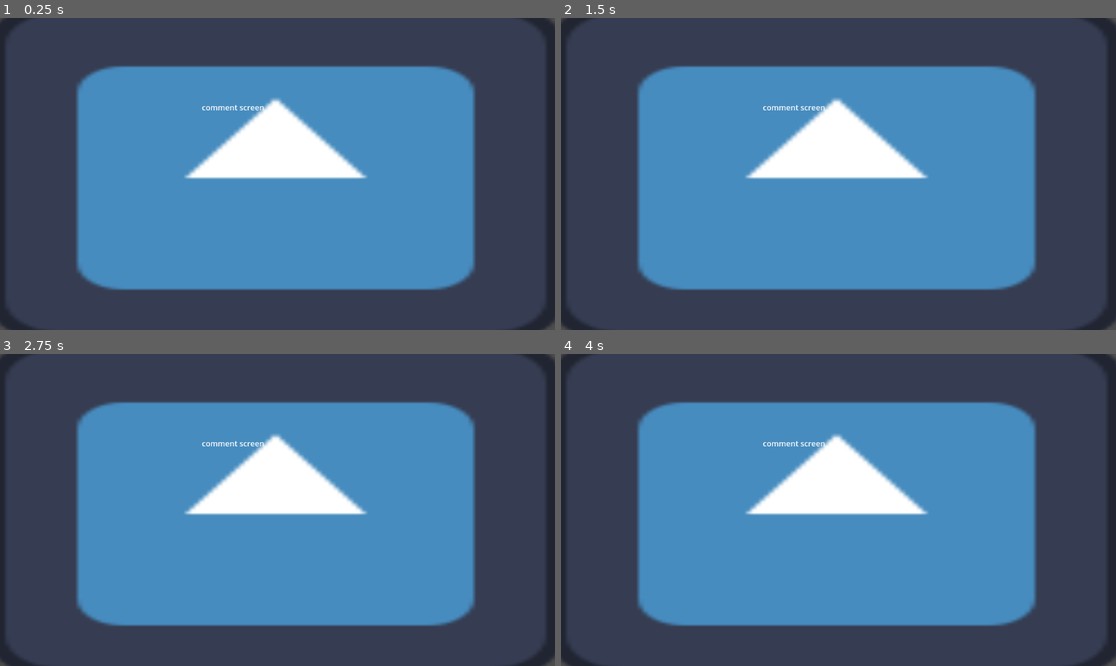
Above: before the commit, frames 1-4 (two rows, left to right).
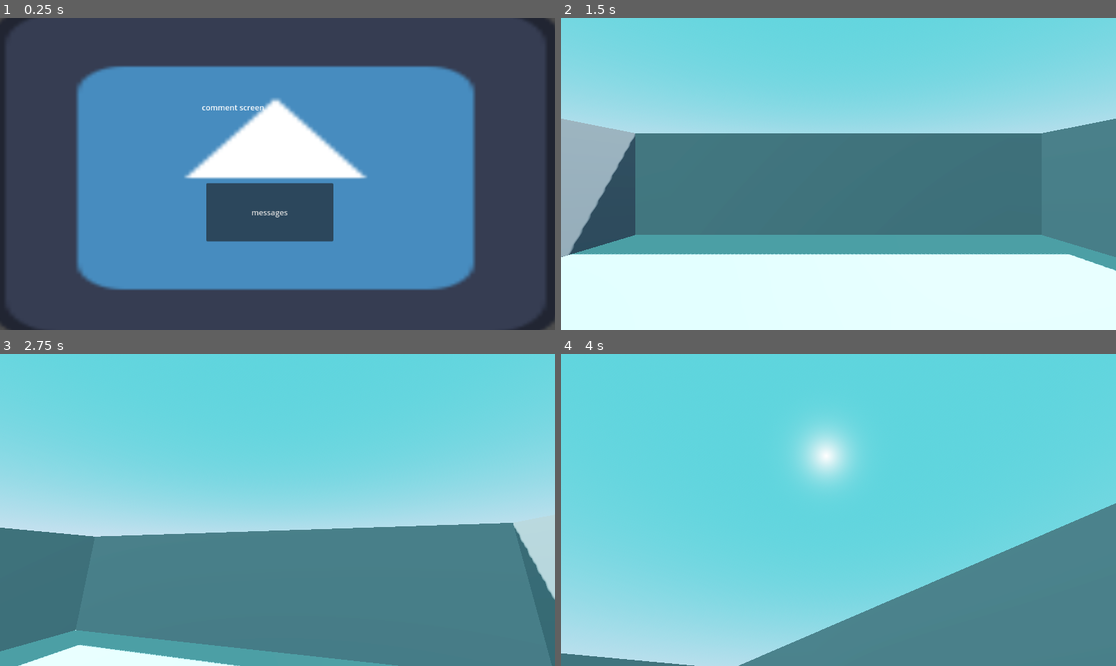
Above: after the commit, the same moments.

Repository: sleepsyah/godot-glitch-game-jam
Game: Godot game, scene res://scenes/comment_screen.tscn
The game is run twice, just before and just after one commit, with the same random seed, the same clock (stepped at 60 frames per second) and the same inputs. This scene is started directly instead of the project's main scene. The engine's default icon, where the game draws it, is replaced by a stand-in: a white triangle on a blue panel in a dark square.
Inputs (mouse positions are in pixels of both pictures, inside the frame that each line leads up to):
- Up to frame 1 (0.25 s): no input
- Up to frame 2 (1.5 s): click (832, 211) at 0.5 s, where only the run after the commit has a clickable "messages"; click (832, 180) at 1.25 s, where only the run after the commit has a clickable "go to 3d"
- Up to frame 3 (2.75 s): tap Enter (ui_accept) at 2, 2.1, 2.27, 2.57 s; move the mouse to (399, 494) at 2.02 s; hold D (right, bound only after the commit) from 2.03 s (still down); click (399, 494) at 2.17 s
- Up to frame 4 (4 s): move the mouse to (727, 525) at 2.77 s; release D (right, bound only after the commit) at 2.78 s; hold S (backward, bound only after the commit) 2.78-3.53 s; tap Enter (ui_accept) at 2.85, 3.02, 3.32, 3.6 s; click (727, 525) at 2.92 s; move the mouse to (894, 441) at 3.52 s; hold D (right, bound only after the commit) from 3.53 s (still down); click (894, 441) at 3.67 s

The runs differ from the first frame. In frame 1, 4.3% of the frame differs, in the area x 37-61%, y 52-72%; in frame 2, 98%; in frame 3, 100%; in frame 4, 100%, in the area x 0-100%, y 0-100%.

Commit message:
hopefully this works

Diff:
--- a/glitch-@ttract/project.godot
+++ b/glitch-@ttract/project.godot
@@ -1,16 +1,31 @@
-; Engine configuration file.
-; It's best edited using the editor UI and not directly,
-; since the parameters that go here are not all obvious.
-;
-; Format:
-;   [section] ; section goes between []
-;   param=value ; assign values to parameters
-
 config_version=5
 
 [application]
 
-config/name="glitch @ttract"
+config/name="the real one"
 run/main_scene="uid://utt2ffs06a5a"
 config/features=PackedStringArray("4.4", "Forward Plus")
 config/icon="res://icon.svg"
+
+[input]
+
+forward={
+"deadzone": 0.2,
+"events": [Object(InputEventKey,"resource_local_to_scene":false,"resource_name":"","device":-1,"window_id":0,"alt_pressed":false,"shift_pressed":false,"ctrl_pressed":false,"meta_pressed":false,"pressed":false,"keycode":0,"physical_keycode":87,"key_label":0,"unicode":119,"location":0,"echo":false,"script":null)
+]
+}
+backward={
+"deadzone": 0.2,
+"events": [Object(InputEventKey,"resource_local_to_scene":false,"resource_name":"","device":-1,"window_id":0,"alt_pressed":false,"shift_pressed":false,"ctrl_pressed":false,"meta_pressed":false,"pressed":false,"keycode":0,"physical_keycode":83,"key_label":0,"unicode":115,"location":0,"echo":false,"script":null)
+]
+}
+left={
+"deadzone": 0.2,
+"events": [Object(InputEventKey,"resource_local_to_scene":false,"resource_name":"","device":-1,"window_id":0,"alt_pressed":false,"shift_pressed":false,"ctrl_pressed":false,"meta_pressed":false,"pressed":false,"keycode":0,"physical_keycode":65,"key_label":0,"unicode":97,"location":0,"echo":false,"script":null)
+]
+}
+right={
+"deadzone": 0.2,
+"events": [Object(InputEventKey,"resource_local_to_scene":false,"resource_name":"","device":-1,"window_id":0,"alt_pressed":false,"shift_pressed":false,"ctrl_pressed":false,"meta_pressed":false,"pressed":false,"keycode":0,"physical_keycode":68,"key_label":0,"unicode":100,"location":0,"echo":false,"script":null)
+]
+}
--- a/glitch-@ttract/scenes/Scene1.tscn
+++ b/glitch-@ttract/scenes/Scene1.tscn
@@ -1,3 +1,19 @@
-[gd_scene format=3 uid="uid://5wdvifwdiyig"]
+[gd_scene load_steps=3 format=3 uid="uid://5wdvifwdiyig"]
 
-[node name="Scene1" type="Node2D"]
+[ext_resource type="Texture2D" uid="uid://du2exsev23j4m" path="res://icon.svg" id="1_186wf"]
+[ext_resource type="Script" uid="uid://dakvilus8i5ep" path="res://scenes/to3d.gd" id="2_jb1ob"]
+
+[node name="messages_screen" type="Node2D"]
+
+[node name="Sprite2D" type="Sprite2D" parent="."]
+position = Vector2(572, 330)
+scale = Vector2(9.39063, 5.53125)
+texture = ExtResource("1_186wf")
+
+[node name="Button" type="Button" parent="."]
+offset_left = 414.0
+offset_top = 250.0
+offset_right = 712.0
+offset_bottom = 427.0
+text = "go to 3d"
+script = ExtResource("2_jb1ob")
--- a/glitch-@ttract/scenes/comment_screen.tscn
+++ b/glitch-@ttract/scenes/comment_screen.tscn
@@ -1,6 +1,7 @@
-[gd_scene load_steps=2 format=3 uid="uid://djjple6j2b5j4"]
+[gd_scene load_steps=3 format=3 uid="uid://djjple6j2b5j4"]
 
 [ext_resource type="Texture2D" uid="uid://du2exsev23j4m" path="res://icon.svg" id="1_4eric"]
+[ext_resource type="Script" uid="uid://bllh3t55axjfm" path="res://scenes/messages.gd" id="2_2ompo"]
 
 [node name="comment_screen" type="Node2D"]
 
@@ -15,3 +16,11 @@
 offset_right = 707.0
 offset_bottom = 404.0
 text = "comment screen"
+
+[node name="messages" type="Button" parent="."]
+offset_left = 428.0
+offset_top = 343.0
+offset_right = 692.0
+offset_bottom = 464.0
+text = "messages"
+script = ExtResource("2_2ompo")
--- /dev/null
+++ b/glitch-@ttract/scenes/mc.gd
@@ -0,0 +1,40 @@
+extends CharacterBody3D
+
+
+const SPEED = 5.0
+const JUMP_VELOCITY = 4.5
+@onready var neck := $Neck
+@onready var camera := $Neck/Camera3D
+
+func _unhandled_input(event: InputEvent) -> void:
+	if event is InputEventMouseButton:
+		Input.set_mouse_mode(Input.MOUSE_MODE_CAPTURED)
+	elif event.is_action_pressed("ui_cancel"):
+		Input.set_mouse_mode(Input.MOUSE_MODE_VISIBLE)
+	if Input.get_mouse_mode() == Input.MOUSE_MODE_CAPTURED:
+			if event is InputEventMouseMotion:
+				neck.rotate_y(-event.relative.x * 0.005)
+				camera.rotate_x(-event.relative.y * 0.005)
+				camera.rotation.x = clamp(camera.rotation.x,deg_to_rad(-45),deg_to_rad(60))
+
+func _physics_process(delta: float) -> void:
+	# Add the gravity.
+	if not is_on_floor():
+		velocity += get_gravity() * delta
+
+	# Handle jump.
+	if Input.is_action_just_pressed("ui_accept") and is_on_floor():
+		velocity.y = JUMP_VELOCITY
+
+	# Get the input direction and handle the movement/deceleration.
+	# As good practice, you should replace UI actions with custom gameplay actions.
+	var input_dir := Input.get_vector("left", "right", "forward", "backward")
+	var direction = (neck.transform.basis * Vector3(input_dir.x, 0, input_dir.y)).normalized()
+	if direction:
+		velocity.x = direction.x * SPEED
+		velocity.z = direction.z * SPEED
+	else:
+		velocity.x = move_toward(velocity.x, 0, SPEED)
+		velocity.z = move_toward(velocity.z, 0, SPEED)
+
+	move_and_slide()
--- /dev/null
+++ b/glitch-@ttract/scenes/messages.gd
@@ -0,0 +1,12 @@
+extends Button
+
+
+# Called when the node enters the scene tree for the first time.
+func _ready() -> void:
+	pass # Replace with function body.
+
+
+# Called every frame. 'delta' is the elapsed time since the previous frame.
+func _process(delta: float) -> void:
+	if button_pressed:
+		get_tree().change_scene_to_file("res://scenes/Scene1.tscn")
--- /dev/null
+++ b/glitch-@ttract/scenes/stalker_fight.tscn
@@ -0,0 +1,102 @@
+[gd_scene load_steps=11 format=3 uid="uid://1ofs28rmfkn3"]
+
+[ext_resource type="Script" uid="uid://chrcgqufnsc3k" path="res://scenes/mc.gd" id="1_nhwvt"]
+
+[sub_resource type="ProceduralSkyMaterial" id="ProceduralSkyMaterial_e1ltg"]
+sky_top_color = Color(0.295792, 0.716183, 0.761871, 1)
+sky_horizon_color = Color(0.783966, 0.807799, 0.919786, 1)
+ground_bottom_color = Color(0.00475024, 0.0654434, 0.166781, 1)
+ground_horizon_color = Color(0.559167, 0.694704, 0.764735, 1)
+
+[sub_resource type="Sky" id="Sky_nhwvt"]
+sky_material = SubResource("ProceduralSkyMaterial_e1ltg")
+
+[sub_resource type="Environment" id="Environment_t6ia6"]
+background_mode = 2
+sky = SubResource("Sky_nhwvt")
+tonemap_mode = 2
+glow_enabled = true
+
+[sub_resource type="PlaneMesh" id="PlaneMesh_oq0ga"]
+size = Vector2(20, 20)
+
+[sub_resource type="ConcavePolygonShape3D" id="ConcavePolygonShape3D_nhwvt"]
+data = PackedVector3Array(10, 0, 10, -10, 0, 10, 10, 0, -10, -10, 0, 10, -10, 0, -10, 10, 0, -10)
+
+[sub_resource type="CapsuleShape3D" id="CapsuleShape3D_or5ys"]
+height = 3.0
+
+[sub_resource type="StandardMaterial3D" id="StandardMaterial3D_v2j3f"]
+albedo_color = Color(1, 0.580392, 0.882353, 1)
+
+[sub_resource type="CapsuleShape3D" id="CapsuleShape3D_elaf6"]
+height = 3.0
+
+[sub_resource type="StandardMaterial3D" id="StandardMaterial3D_sd25v"]
+albedo_color = Color(0.321569, 0, 1, 1)
+
+[node name="stalker_fight" type="Node3D"]
+
+[node name="WorldEnvironment" type="WorldEnvironment" parent="."]
+environment = SubResource("Environment_t6ia6")
+
+[node name="DirectionalLight3D" type="DirectionalLight3D" parent="."]
+transform = Transform3D(-0.866023, -0.433016, 0.250001, 0, 0.499998, 0.866027, -0.500003, 0.749999, -0.43301, 0, 0, 0)
+shadow_enabled = true
+
+[node name="MeshInstance3D" type="MeshInstance3D" parent="."]
+mesh = SubResource("PlaneMesh_oq0ga")
+
+[node name="StaticBody3D" type="StaticBody3D" parent="MeshInstance3D"]
+
+[node name="CollisionShape3D" type="CollisionShape3D" parent="MeshInstance3D/StaticBody3D"]
+shape = SubResource("ConcavePolygonShape3D_nhwvt")
+
+[node name="mc" type="CharacterBody3D" parent="."]
+script = ExtResource("1_nhwvt")
+
+[node name="CollisionShape3D" type="CollisionShape3D" parent="mc"]
+transform = Transform3D(1, 0, 0, 0, 1, 0, 0, 0, 1, 0, 1.5, 0)
+shape = SubResource("CapsuleShape3D_or5ys")
+
+[node name="CSGBox3D" type="CSGBox3D" parent="mc"]
+transform = Transform3D(1, 0, 0, 0, 1, 0, 0, 0, 1, 0, 1.5, 0)
+size = Vector3(1, 3, 1)
+material = SubResource("StandardMaterial3D_v2j3f")
+
+[node name="Neck" type="Node3D" parent="mc"]
+transform = Transform3D(1, 0, 0, 0, 1, 0, 0, 0, 1, 0, 3, 0)
+
+[node name="Camera3D" type="Camera3D" parent="mc/Neck"]
+
+[node name="stalker" type="CharacterBody3D" parent="."]
+
+[node name="CollisionShape3D" type="CollisionShape3D" parent="stalker"]
+transform = Transform3D(1, 0, 0, 0, 1, 0, 0, 0, 1, -5, 1.5, 0)
+shape = SubResource("CapsuleShape3D_elaf6")
+
+[node name="CSGBox3D" type="CSGBox3D" parent="stalker/CollisionShape3D"]
+size = Vector3(1, 3, 1)
+material = SubResource("StandardMaterial3D_sd25v")
+
+[node name="Walls" type="Node3D" parent="."]
+
+[node name="right wall" type="CSGBox3D" parent="Walls"]
+transform = Transform3D(1, 0, 0, 0, 1, 0, 0, 0, 1, 0, 2.5, -10.5)
+use_collision = true
+size = Vector3(20, 5, 1)
+
+[node name="left wall" type="CSGBox3D" parent="Walls"]
+transform = Transform3D(1, 0, 0, 0, 1, 0, 0, 0, 1, 0, 2.5, 10.5)
+use_collision = true
+size = Vector3(20, 5, 1)
+
+[node name="front wall" type="CSGBox3D" parent="Walls"]
+transform = Transform3D(1, 0, 0, 0, 1, 0, 0, 0, 1, -10.5, 2.5, 0)
+use_collision = true
+size = Vector3(1, 5, 20)
+
+[node name="back wall" type="CSGBox3D" parent="Walls"]
+transform = Transform3D(1, 0, 0, 0, 1, 0, 0, 0, 1, 10.5, 2.5, 0)
+use_collision = true
+size = Vector3(1, 5, 20)
--- /dev/null
+++ b/glitch-@ttract/scenes/to3d.gd
@@ -0,0 +1,12 @@
+extends Button
+
+
+# Called when the node enters the scene tree for the first time.
+func _ready() -> void:
+	pass # Replace with function body.
+
+
+# Called every frame. 'delta' is the elapsed time since the previous frame.
+func _process(delta: float) -> void:
+	if button_pressed:
+		get_tree().change_scene_to_file("res://scenes/stalker_fight.tscn")
Not shown, added: glitch-@ttract/scenes/mc.gd.uid
Not shown, added: glitch-@ttract/scenes/messages.gd.uid
Not shown, added: glitch-@ttract/scenes/to3d.gd.uid
